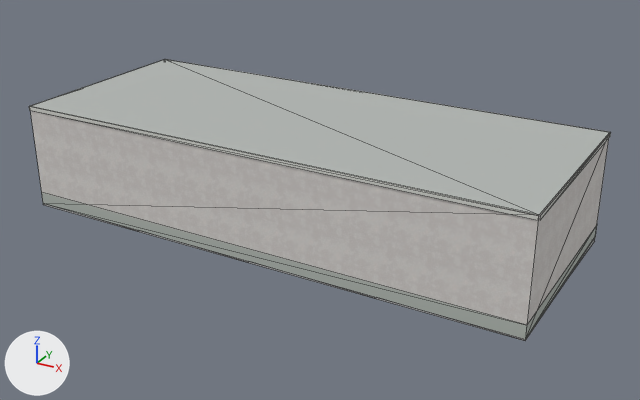
A saved change to the Blender file assets/blender/buildings/osm-way-155743944.blend.
Camera for both pictures: a camera (50 mm lens) standing at (11.35, -19.94, 10.65) and looking at (0.43, -0.08, 0.72). The axes (+X, +Y, +Z) are drawn at lower left. The lights are the same throughout. The older version comes first. Mesh edges are drawn as thin lines.

Before the edit, the objects in view are built like this:
```python
ob_reality_155743944_near_reality_concrete_plinth = bpy.data.objects.new('reality 155743944 near reality concrete plinth', me_reality_155743944_near_reality_concrete_plinth)
ob_reality_155743944_near_reality_concrete_plinth.parent = ob_osm_way_155743944
ob_reality_155743944_near_reality_concrete_plinth.location = (0.0, 0.0, 0.0)
ob_reality_155743944_near_reality_flat_weathered_roof = bpy.data.objects.new('reality 155743944 near reality flat weathered roof', me_reality_155743944_near_reality_flat_weathered_roof)
ob_reality_155743944_near_reality_flat_weathered_roof.parent = ob_osm_way_155743944
ob_reality_155743944_near_reality_flat_weathered_roof.location = (0.0, 0.0, 0.0)
ob_reality_155743944_near_reality_pale_aluminum_sill = bpy.data.objects.new('reality 155743944 near reality pale aluminum sill', me_reality_155743944_near_reality_pale_aluminum_sill)
ob_reality_155743944_near_reality_pale_aluminum_sill.parent = ob_osm_way_155743944
ob_reality_155743944_near_reality_pale_aluminum_sill.location = (0.0, 0.0, 0.0)
# also in view: 'building foundation 155743944' at (0.0, 0.0, -0.15); 'reality 155743944 near reality aged pale plaster' at (0.0, 0.0, 1.5)
```
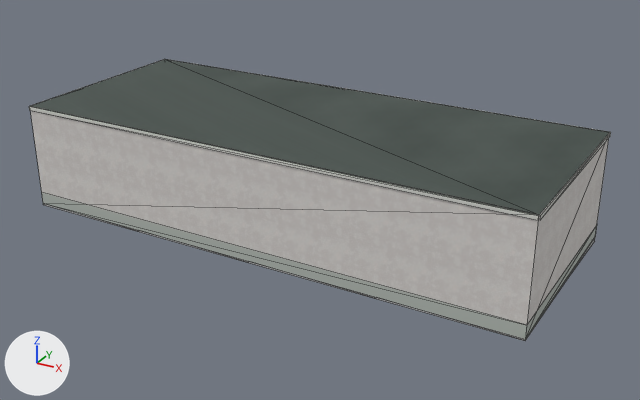
What differs and where, as boxes [x1, y1, x2, y2] in the pictures (640 x 400 px):
'reality 155743944 near reality flat weathered roof', surface changed (darker)
    both: [31, 59, 609, 215]
part 1 of me_reality_155743944_near_reality_pale_aluminum_sill, built on
    both: [30, 59, 611, 217]

Patch to the scene script:
```diff
--- a/assets/blender/buildings/osm-way-155743944.blend.py
+++ b/assets/blender/buildings/osm-way-155743944.blend.py
@@ img_roof_normal_png @@
+img_roof_normal_png = load_image('roof-normal.png', '../../../public/models/architecture/textures/roof-normal.png', 256, 256, 'Non-Color')
@@ img_roof_color_png @@
+img_roof_color_png = load_image('roof-color.png', '../../../public/models/architecture/textures/roof-color.png', 256, 256, 'sRGB')
@@ mat_reality_flat_weathered_roof @@
 mat_reality_flat_weathered_roof = bpy.data.materials.new('reality flat weathered roof')
-# nodes: BsdfPrincipled, OutputMaterial
-# colours: grey #b3b7b4
+# nodes: BsdfPrincipled, MixRGB, NormalMap, OutputMaterial, TexImage x2
+# colours: white #ffffff
+# uses the picture img_roof_color_png
+# uses the picture img_roof_normal_png
@@ me_reality_155743944_near_reality_pale_aluminum_sill @@
 # used by ob_reality_155743944_near_reality_pale_aluminum_sill; parent = ob_osm_way_155743944; location = (0.0, 0.0, 0.0)
-me_reality_155743944_near_reality_pale_aluminum_sill.from_pydata(...)  # 16 vertices, 8 faces; spans x -7.44..7.44, y -3.17..3.17, z 2.89..3.0
+me_reality_155743944_near_reality_pale_aluminum_sill.from_pydata(...)  # 32 vertices, 16 faces; spans x -7.44..7.44, y -3.17..3.17, z 2.89..3.0
+# me_reality_155743944_near_reality_pale_aluminum_sill part 1
+# 8 faces are deleted
+# 8 vertices are added at x -7.41..7.41, y -3.14..3.14, z 3.0
+# 8 new vertices lie (0.0, 0.0, 0.11) away from vertices in x -7.44..7.44, y -3.17..3.17, z 2.89
+# 16 new faces join them
 me_reality_155743944_near_reality_pale_aluminum_sill.materials.append(mat_reality_pale_aluminum_sill)
```
